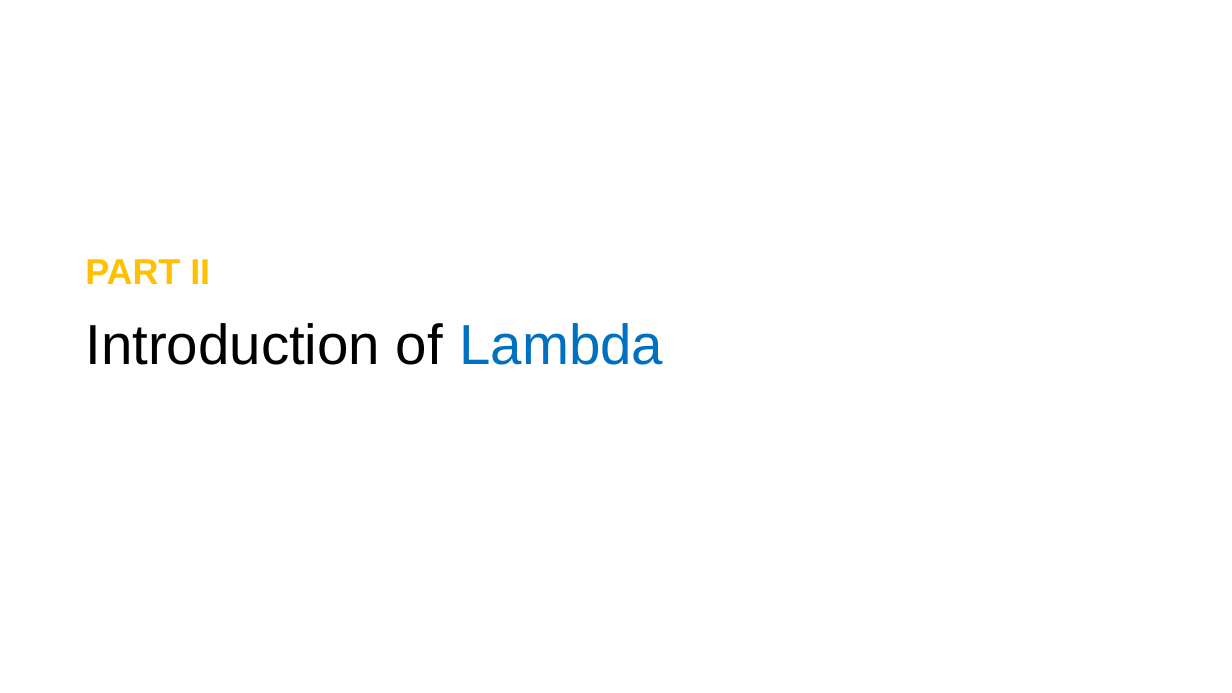
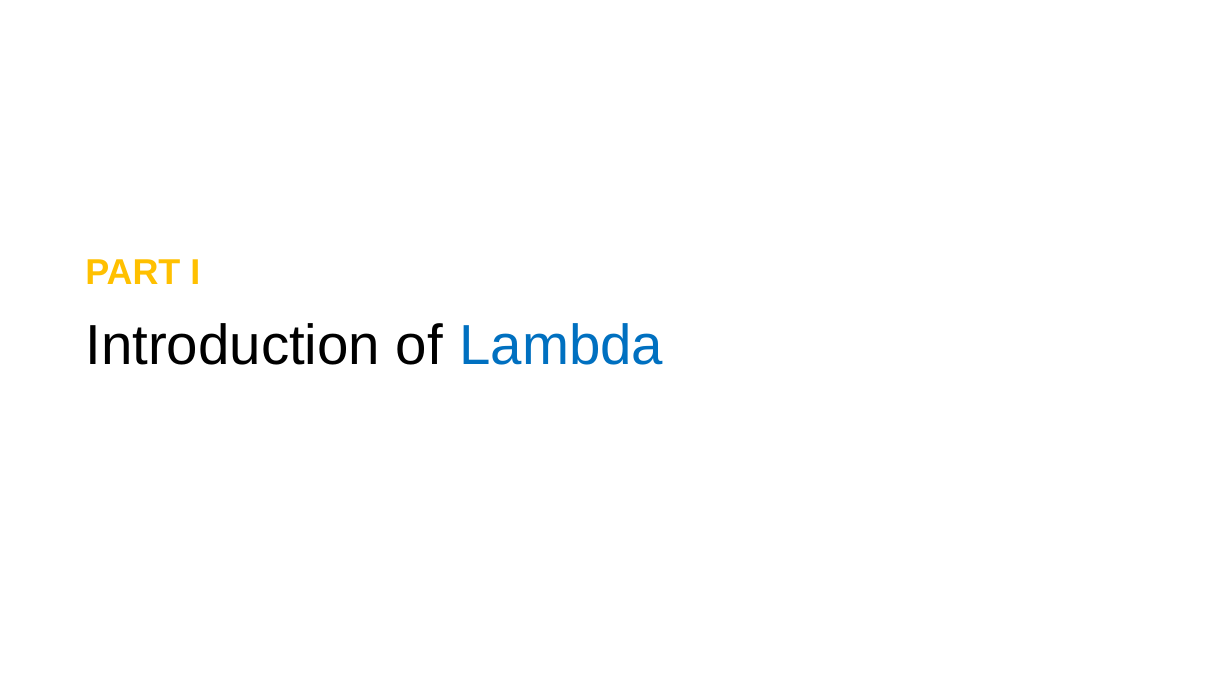
Before and after one commit to page10/Presentation, a slide deck: slide 2 of Presentation Lambda Function 4.pptx. Drawn at 1232x693 pixels with LibreOffice and Linux fonts; fonts in the diff are those of the drawing. Boxes give left, top, right and bottom in pixels: in the first picture for what was removed or moved away, otherwise in the second. Text is boxed around its words. In the diff, an @@ line names an element or a change of style, - is before the commit and + after.

```diff
--- a/Presentation Lambda Function 4.pptx
+++ b/Presentation Lambda Function 4.pptx
@@ text at [85, 259, 200, 284]: text changed @@
-PART II
+PART I
```
Also in this commit, not shown: 2 other slides changed, 1 slide added, 4 slides removed, 1 other file.
